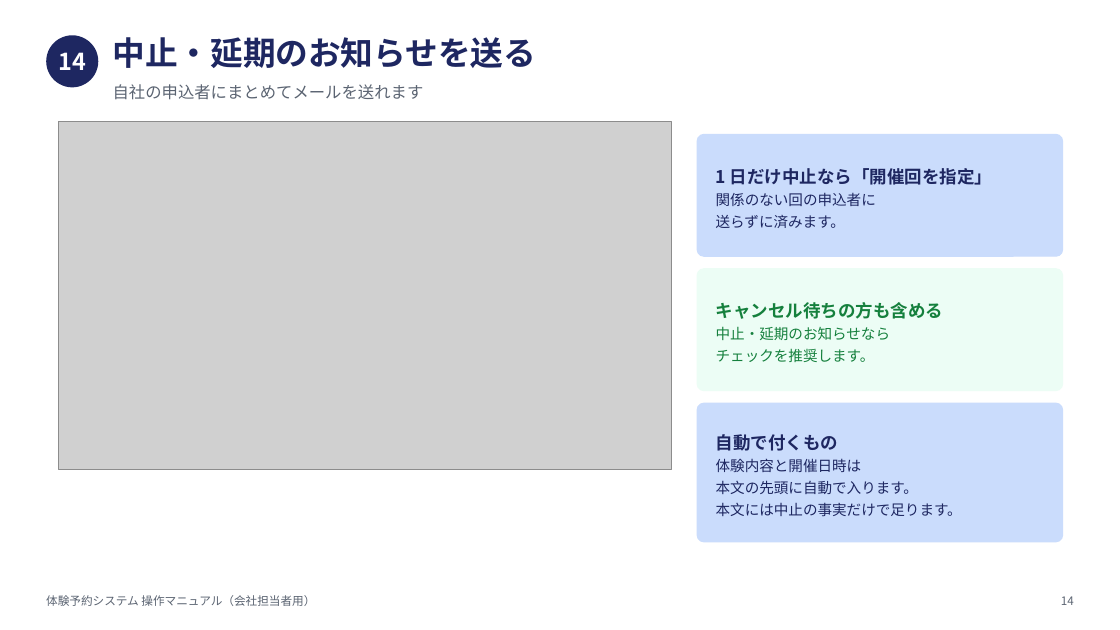
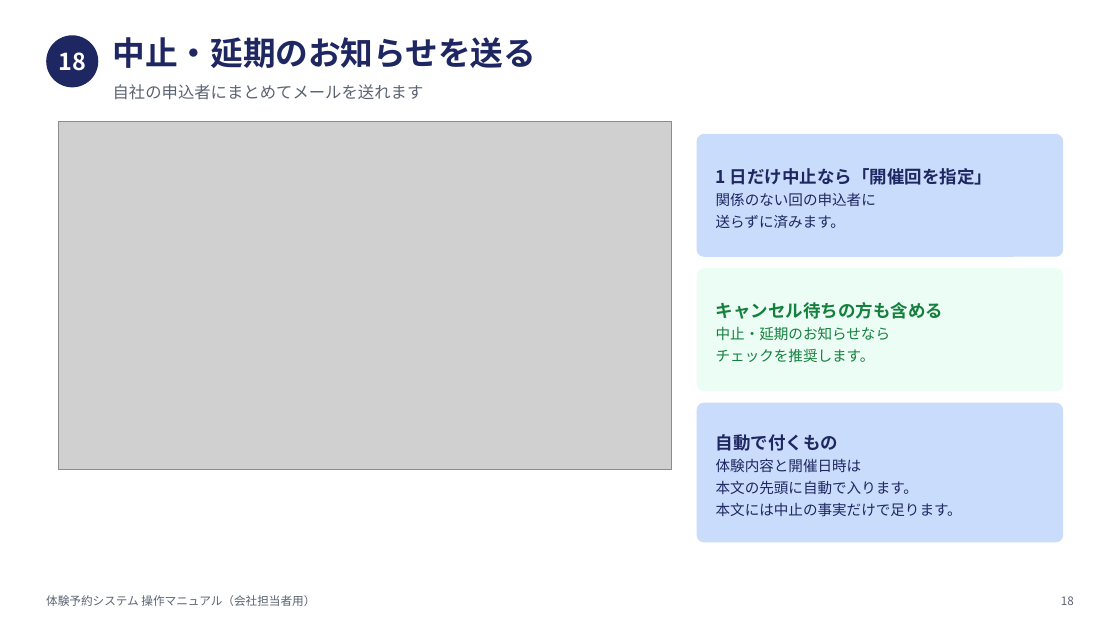
Before and after one commit to nisplus/reserve, a slide deck: slide 19 of docs/manual-company.pptx (slide 15 before the commit). Drawn at 1120x630 pixels with LibreOffice and Linux fonts; fonts in the diff are those of the drawing; grey boxes stand for pictures. Boxes give left, top, right and bottom in pixels: in the first picture for what was removed or moved away, otherwise in the second. Text is boxed around its words. In the diff, an @@ line names an element or a change of style, - is before the commit and + after.

```diff
--- a/docs/manual-company.pptx
+++ b/docs/manual-company.pptx
@@ text at (x1=58, y1=52, x2=86, y2=71): text changed @@
-14
+18
@@ text at (x1=1061, y1=596, x2=1074, y2=605): text changed @@
-14
+18
```
Also in this commit, not shown: 14 other slides changed, 4 slides added, 6 other files.
